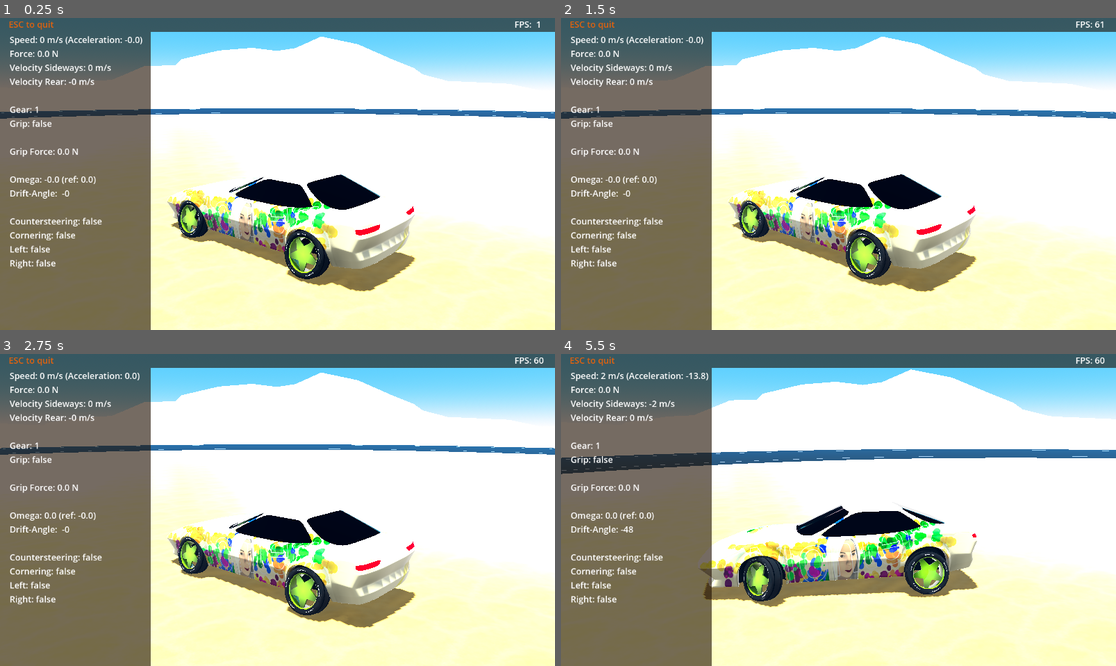
Above: before the commit, frames 1-4 (two rows, left to right).
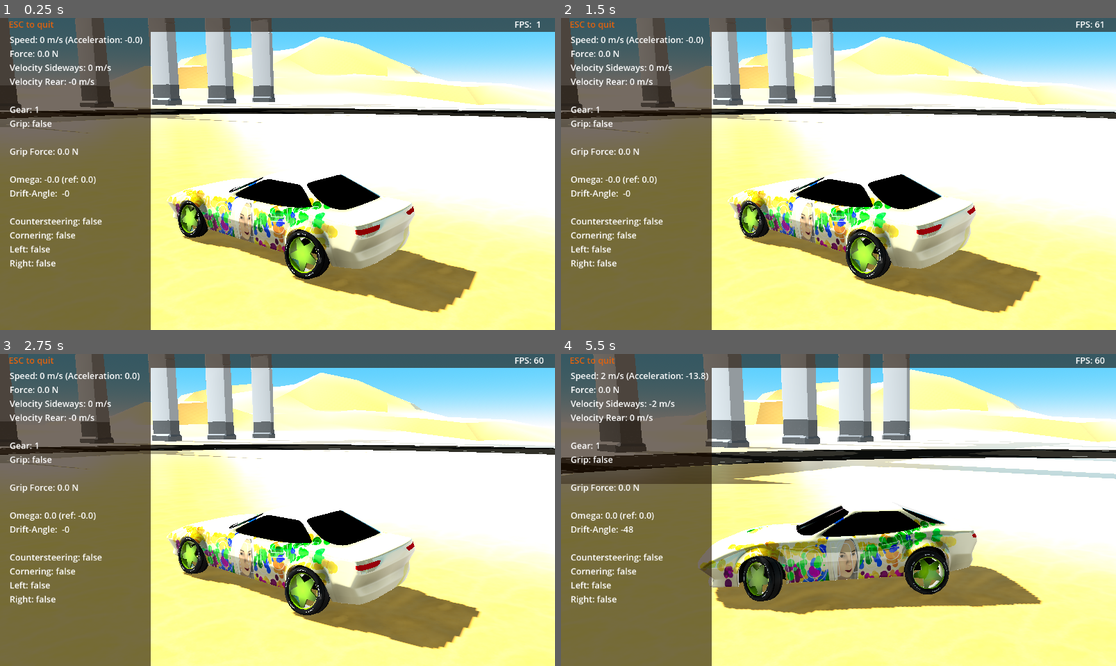
Above: after the commit, the same moments.

Repository: tomaga-dev/DriftCarG4
Game: Godot game, scene res://Scenes/Start.tscn
The game is run twice, just before and just after one commit, with the same random seed, the same clock (stepped at 60 frames per second) and the same inputs.
Inputs:
- Up to frame 1 (0.25 s): no input
- Up to frame 2 (1.5 s): hold Right (controller_right) 0.53-1.28 s; hold Down (controller_brake) from 1.28 s (still down)
- Up to frame 3 (2.75 s): tap Enter at 2 s; release Down (controller_brake) at 2.03 s; hold Right (controller_right) from 2.03 s (still down)
- Up to frame 4 (5.5 s): tap Space at 2.75 s; release Right (controller_right) at 2.78 s; hold Up (controller_accelerate) 2.78-3.53 s; hold Left (controller_left) 3.53-5.03 s; hold Down (controller_brake) from 5.03 s (still down)

The runs differ from the first frame. In frame 1, 45% of the frame differs, in the area x 0-100%, y 0-100%; in frame 2, 45%; in frame 3, 45%; in frame 4, 54%.

Commit message:
Volumetric fog and a broken bridge have been added

Diff:
--- a/Drift Car/Scenes/Start.tscn
+++ b/Drift Car/Scenes/Start.tscn
@@ -9,6 +9,7 @@
 [ext_resource type="PackedScene" uid="uid://byrafxeh8fmo7" path="res://Scenes/Maps/Map-1/ground.tscn" id="6_w8p8v"]
 [ext_resource type="AudioStream" uid="uid://ccyc3vgmbyt8l" path="res://Scenes/VehicleController/On.wav" id="8_xy2to"]
 [ext_resource type="AudioStream" uid="uid://kd401yj76x1f" path="res://Scenes/VehicleController/Off.wav" id="9_v8sp6"]
+[ext_resource type="PackedScene" uid="uid://dq0ak78bjfpfr" path="res://Scenes/Maps/ArcBridge/arc_bridge.tscn" id="10_3acnn"]
 
 [sub_resource type="ProceduralSkyMaterial" id="ProceduralSkyMaterial_87l1k"]
 sky_top_color = Color(0, 0.619608, 1, 1)
@@ -28,10 +29,12 @@
 ambient_light_color = Color(0.501961, 0.501961, 0.501961, 1)
 ambient_light_sky_contribution = 0.1
 tonemap_mode = 3
-fog_enabled = true
 fog_light_color = Color(0, 0.619608, 1, 1)
-fog_density = 0.003
 fog_sky_affect = 0.0
+volumetric_fog_enabled = true
+volumetric_fog_anisotropy = -0.11
+volumetric_fog_detail_spread = 0.5
+volumetric_fog_sky_affect = 0.0
 
 [sub_resource type="BoxShape3D" id="BoxShape3D_y5xuo"]
 size = Vector3(500, 100, 10)
@@ -65,13 +68,9 @@
 off_node = NodePath("../Monteri/Off")
 
 [node name="Status" parent="." instance=ExtResource("6_limtv")]
-layout_mode = 3
-anchors_preset = 15
-grow_horizontal = 2
-grow_vertical = 2
 
 [node name="DirectionalLight3D" type="DirectionalLight3D" parent="."]
-transform = Transform3D(-0.183996, 0.973116, -0.138532, 0, 0.140938, 0.990018, 0.982927, 0.18216, -0.0259321, -1.70368, 12.6744, -0.234682)
+transform = Transform3D(-0.986286, 0.10609, -0.126433, 0, 0.766045, 0.642788, 0.165047, 0.633972, -0.755538, -20.3359, 103.738, -121.523)
 light_energy = 0.7
 shadow_enabled = true
 
@@ -129,5 +128,8 @@
 [node name="ReflectionProbe" type="ReflectionProbe" parent="."]
 size = Vector3(500, 100, 500)
 
+[node name="ArcBridge" parent="." instance=ExtResource("10_3acnn")]
+transform = Transform3D(1, 0, 0, 0, 1, 0, 0, 0, 1, 21, 0, -64)
+
 [connection signal="query_driver" from="Monteri" to="Player" method="_on_monteri_query_driver"]
 [connection signal="update_motor_sound" from="Monteri" to="MotorSoundController" method="_on_monteri_update_motor_sound"]
Not shown: 1 places in Drift Car/Scenes/Start.tscn that only renumber resources
